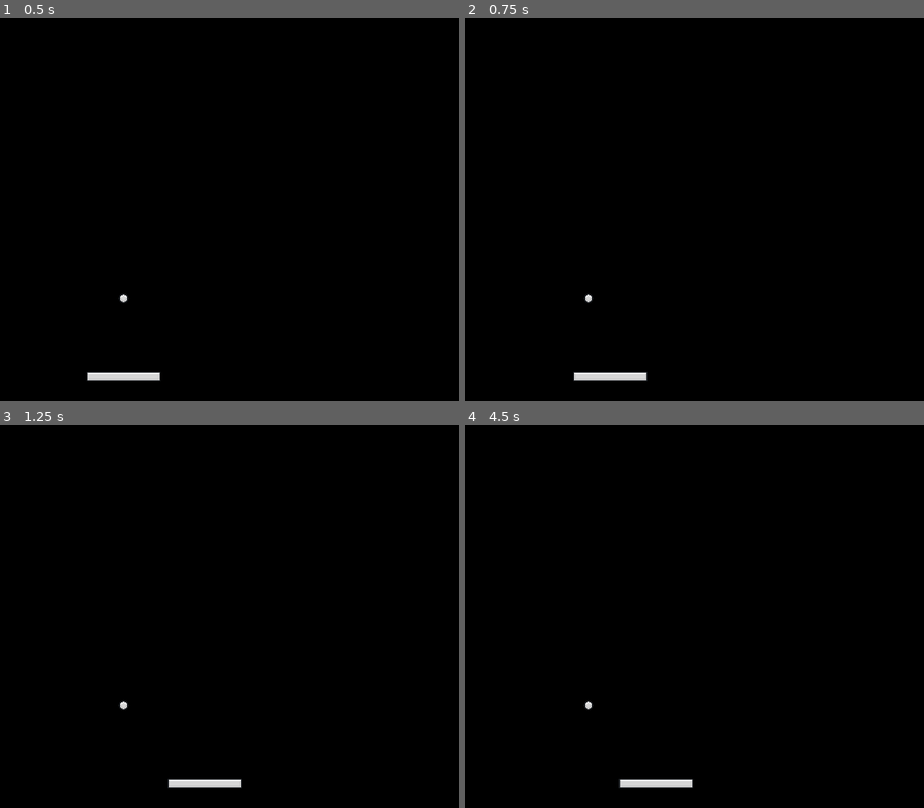
Above: before the commit, frames 1-4 (two rows, left to right).
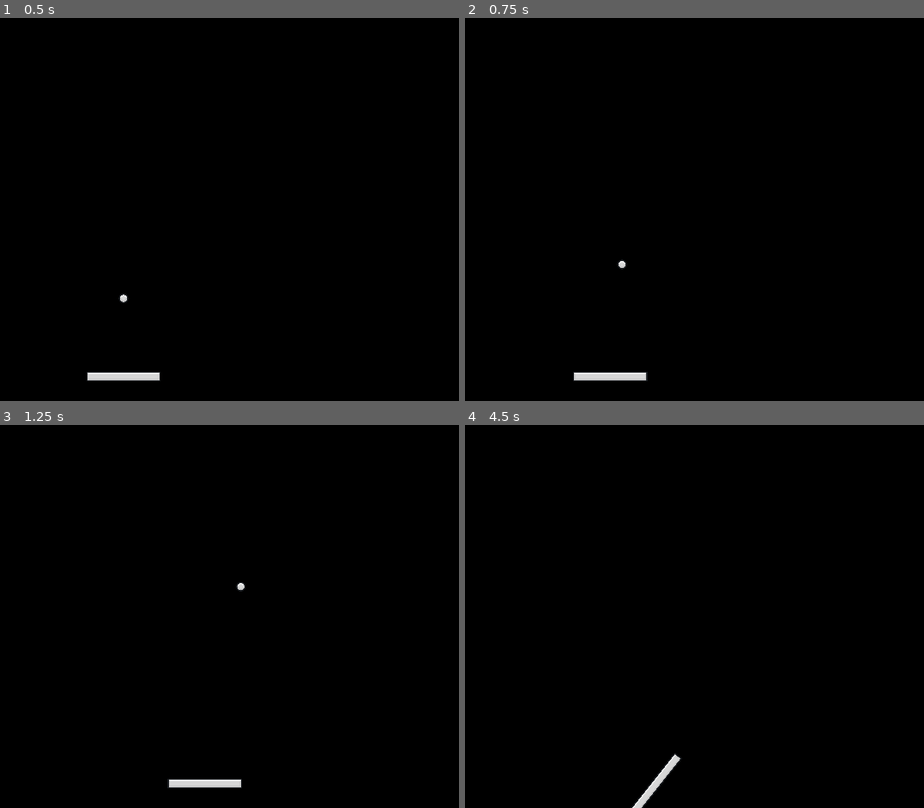
Above: after the commit, the same moments.

Repository: chli10/Brick-Breakers
Game: Godot game, scene res://scenes/main.tscn
Two runs of this game, one before a commit and one after it. Both use one fixed random seed, a clock stepped at 60 frames per second and the inputs below.
Inputs:
- Up to frame 1 (0.5 s): no input
- Up to frame 2 (0.75 s): tap Enter at 0.5 s; hold D (right) from 0.53 s (still down)
- Up to frame 3 (1.25 s): keep holding D (right)
- Up to frame 4 (4.5 s): release D (right) at 1.28 s; hold A (left) 1.28-2.03 s; hold D (right) 2.03-3.53 s; hold A (left) from 3.53 s (still down)

Frame 1 is identical in both runs. In frame 2, less than 0.1% of the frame differs, in the area x 25-36%, y 63-75%; in frame 3, less than 0.1%; in frame 4, 0.7%, in the area x 25-50%, y 71-100%.
Error before the commit: Invalid call. Nonexistent function 'start_ball' in base 'Nil'. (res://Script/paddle.gd:43)

Commit message:
ADDED BALL. SCRIPT BACK LOL

Diff:
--- a/scenes/main.tscn
+++ b/scenes/main.tscn
@@ -1,7 +1,8 @@
-[gd_scene load_steps=4 format=3 uid="uid://daqphv82kimdm"]
+[gd_scene load_steps=5 format=3 uid="uid://daqphv82kimdm"]
 
 [ext_resource type="PackedScene" uid="uid://0vo6sr471e18" path="res://scenes/paddle.tscn" id="1_04bun"]
 [ext_resource type="PackedScene" uid="uid://bby5wkc7cneww" path="res://scenes/ball.tscn" id="2_cbh1y"]
+[ext_resource type="Script" path="res://scenes/ball.gd" id="3_jsp7r"]
 [ext_resource type="PackedScene" uid="uid://c3k1bwkdugxg3" path="res://scenes/wall.tscn" id="3_qqoqe"]
 
 [node name="main" type="Node"]
@@ -15,6 +16,7 @@
 [node name="Ball" parent="." instance=ExtResource("2_cbh1y")]
 position = Vector2(2.08165e-12, 152)
 collision_mask = 14
+script = ExtResource("3_jsp7r")
 
 [node name="Walls" type="Node" parent="."]
 
